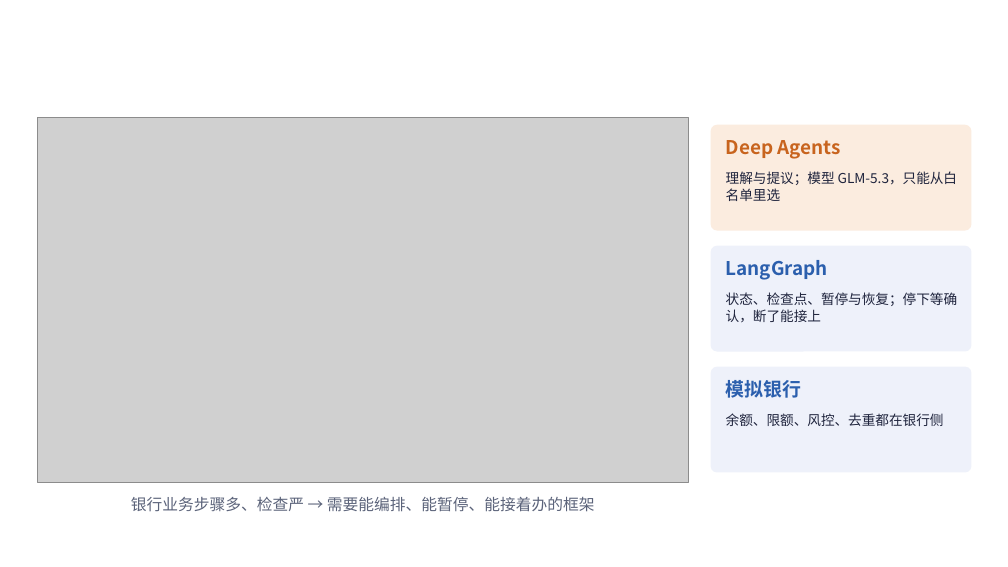
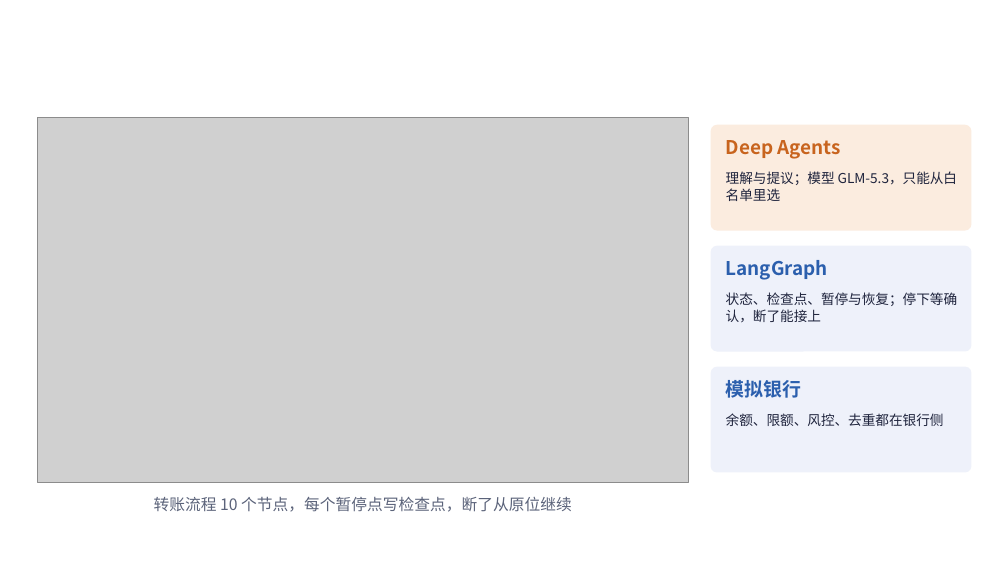
Before and after one commit to DrErwin/hackerthon-bank-agent, a slide deck: slide 6 of docs/report/submission/人工智能赛道-KOSX1-答辩PPT.pptx. Drawn at 1008x567 pixels with LibreOffice and Linux fonts; fonts in the diff are those of the drawing; grey boxes stand for pictures; background and template pictures are left out. Boxes give left, top, right and bottom in pixels: in the first picture for what was removed or moved away, otherwise in the second. Text is boxed around its words. In the diff, an @@ line names an element or a change of style, - is before the commit and + after.

```diff
--- a/docs/report/submission/人工智能赛道-KOSX1-答辩PPT.pptx
+++ b/docs/report/submission/人工智能赛道-KOSX1-答辩PPT.pptx
@@ text at (x1=154, y1=497, x2=572, y2=512): text changed @@
-银行业务步骤多、检查严 → 需要能编排、能暂停、能接着办的框架
+转账流程 10 个节点，每个暂停点写检查点，断了从原位继续
```
Also in this commit, not shown: 3 other slides changed, 1 other file.
